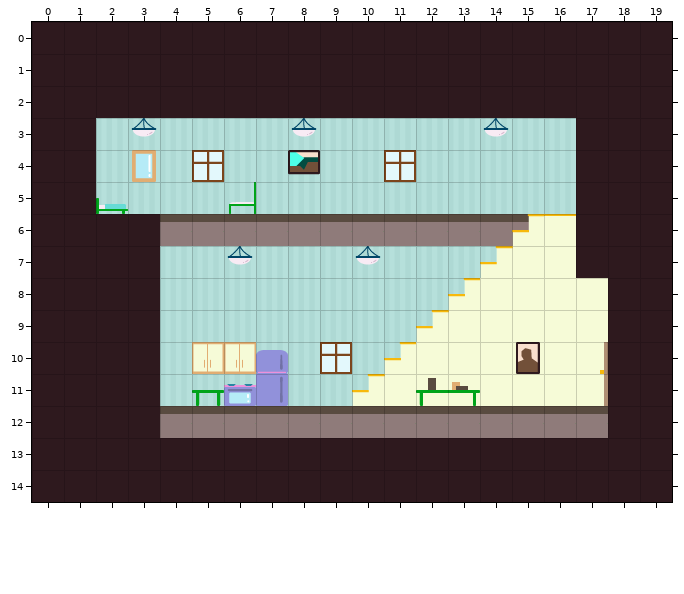
A Tiled map (JSON) gets an edit: data/map/house.json. That is the earlier state.
Cells are 32x32 px. Shown: x 0..19, y 0..14.
After the commit:
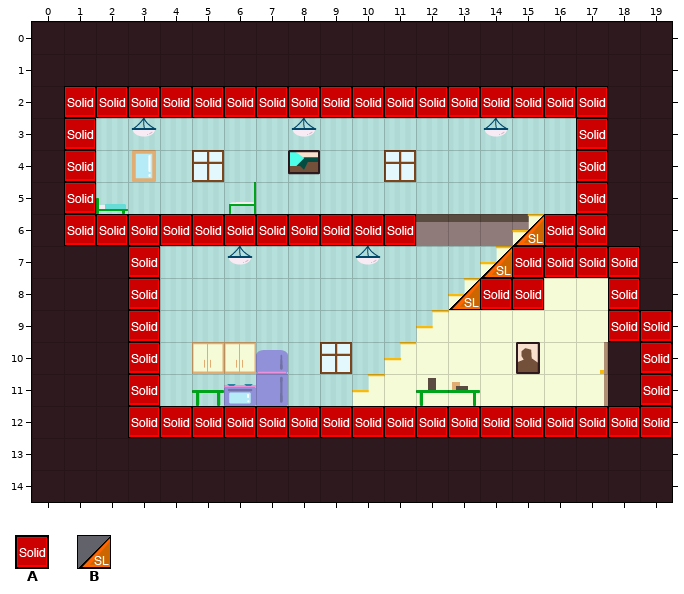
Key: from "metatiles": A 0, B 2.
_ is an empty cell, . an unchanged one.
Tiles of an added or newly shown layer are drawn over the layers below it.
Difference:
--- layer "collision" (added)
@@ x 1..19 @@
- 2 _________________..
- 3 _..............._..
- 4 _..............._..
- 5 _..............._..
- 6 ___________...___..
- 7 .._.........._____.
- 8 .._.........___.._.
- 9 .._..............__
-10 .._..............._
-11 .._..............._
-12 .._________________
+ 2 AAAAAAAAAAAAAAAAA..
+ 3 A...............A..
+ 4 A...............A..
+ 5 A...............A..
+ 6 AAAAAAAAAAA...BAA..
+ 7 ..A..........BAAAA.
+ 8 ..A.........BAA..A.
+ 9 ..A..............AA
+10 ..A...............A
+11 ..A...............A
+12 ..AAAAAAAAAAAAAAAAA
